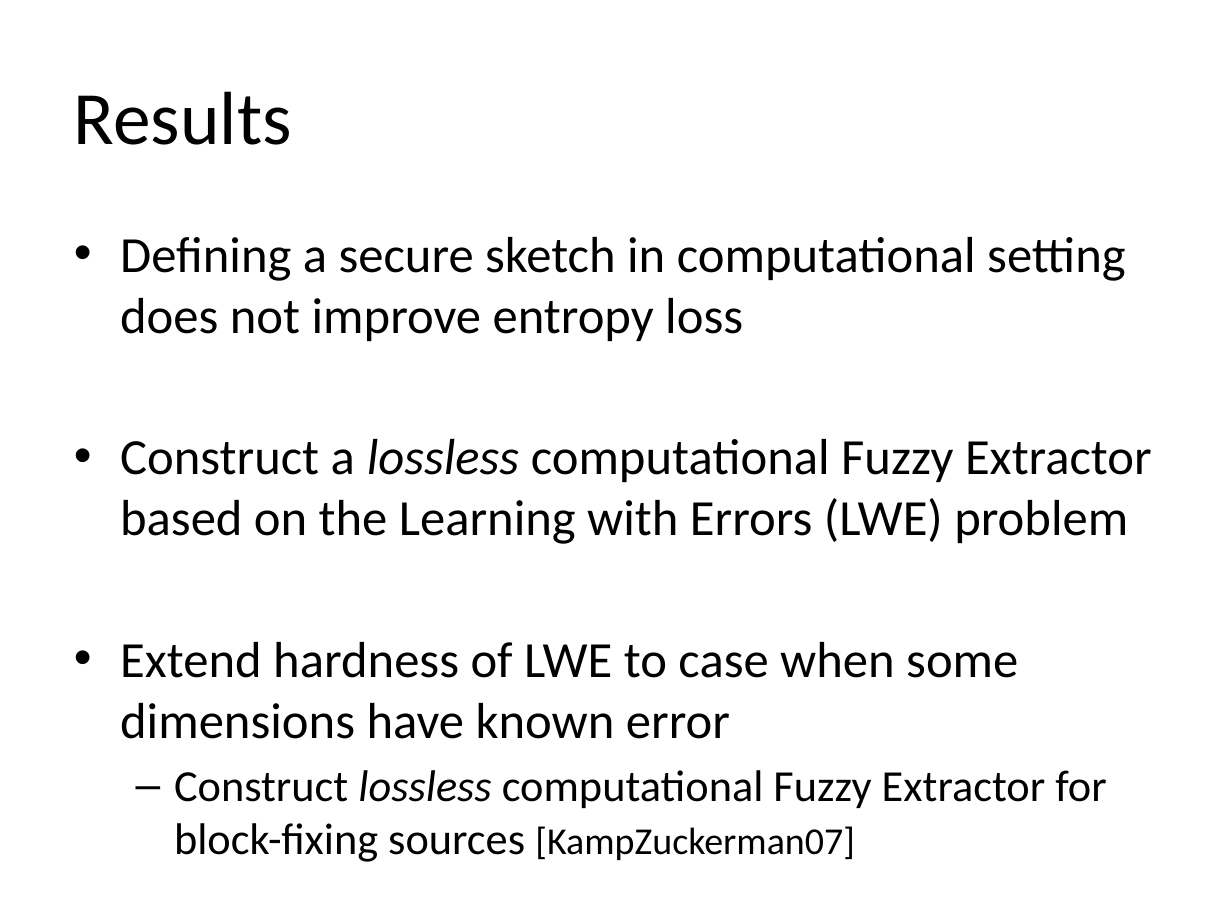
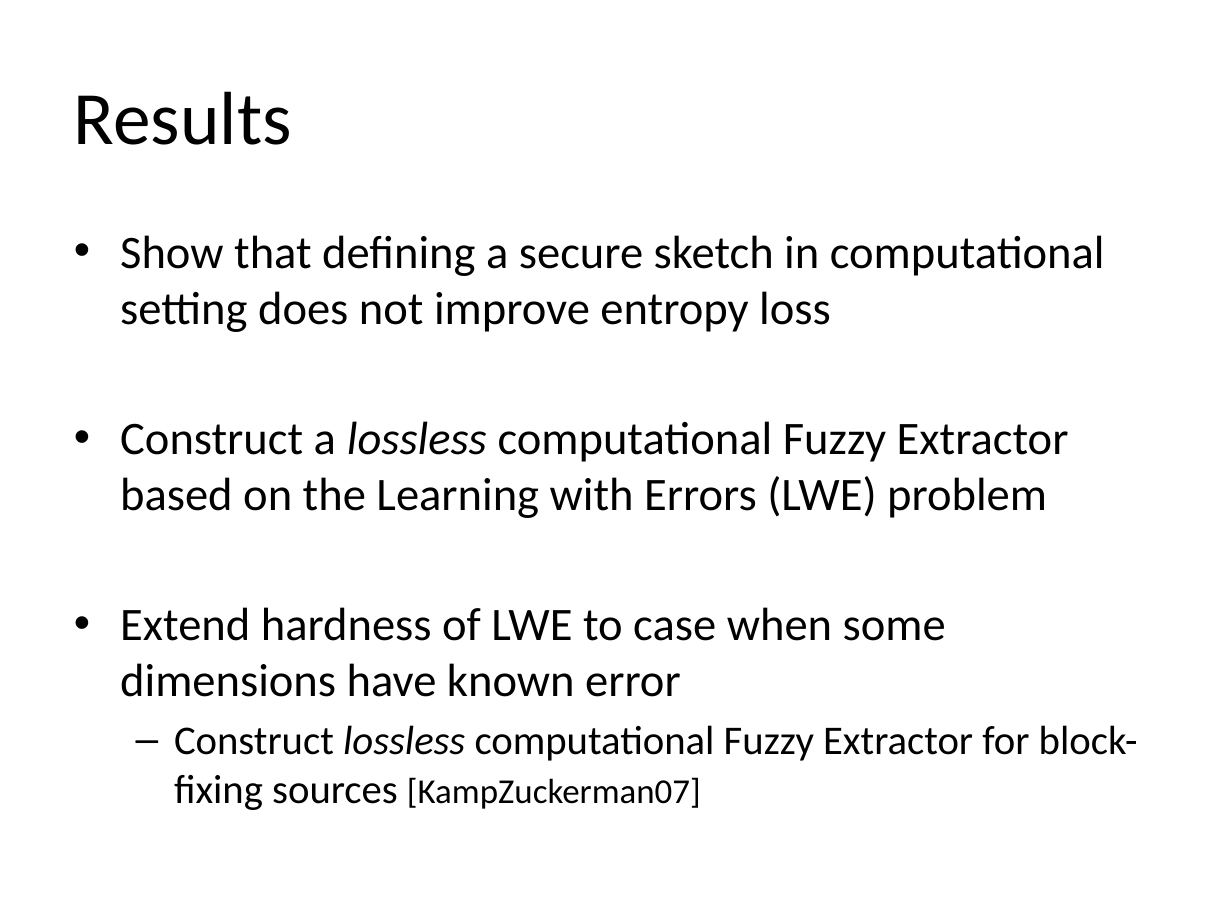
Before and after one commit to xianruimeng/comp-fuzzy-ext, a slide deck: slide 10 of ComputationalFuzzyExtractors.pptx. Drawn at 1232x924 pixels with LibreOffice and Linux fonts; fonts in the diff are those of the drawing. Boxes give left, top, right and bottom in pixels: in the first picture for what was removed or moved away, otherwise in the second. Text is boxed around its words. In the diff, an @@ line names an element or a change of style, - is before the commit and + after.

```diff
--- a/ComputationalFuzzyExtractors.pptx
+++ b/ComputationalFuzzyExtractors.pptx
@@ text at (120,235,1105,332): text changed; size 29.6 to 27.2 pt @@
-• Defining a secure sketch in computational setting does not improve entropy loss
+• Show that defining a secure sketch in computational setting does not improve entropy loss
@@ text at (120,421,1138,810): size 29.6 to 27.2 pt in "Construct a lossless computational Fuzzy Extractor based ...", "Extend hardness of LWE to case when ..."; size 25.9 to 23.8 pt in "Construct lossless computational Fuzzy Extractor for block-f ..."; size 22.2 to 20.4 pt in "[KampZuckerman07]" @@
```
Also in this commit, not shown: 14 other slides changed, 11 slides added, 1 slide removed.
